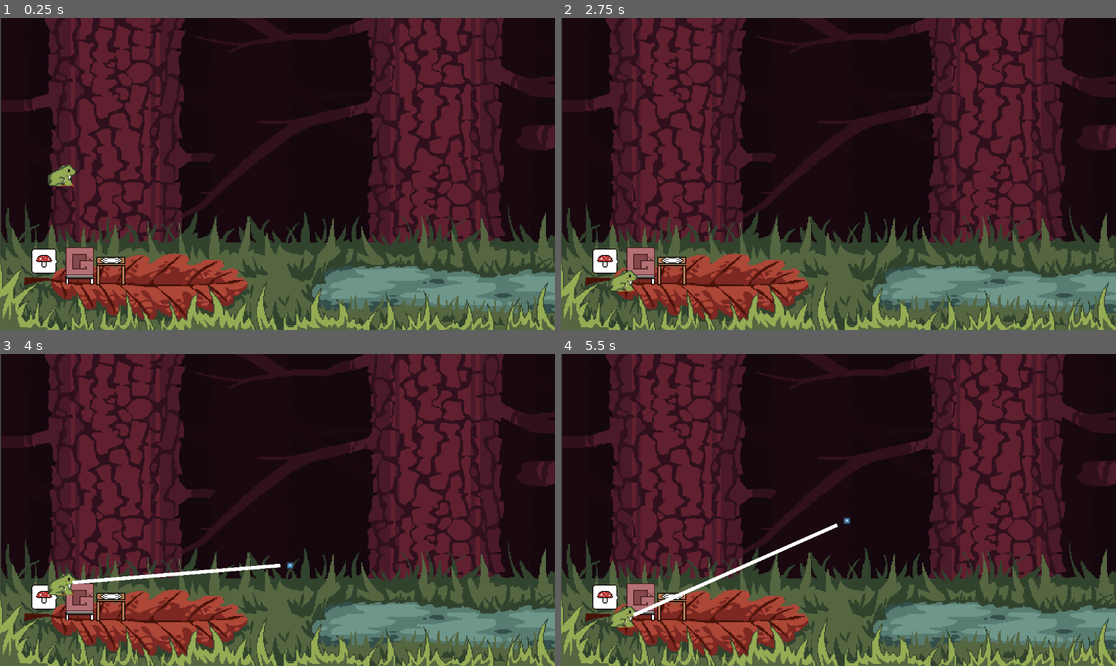
Above: before the commit, frames 1-4 (two rows, left to right).
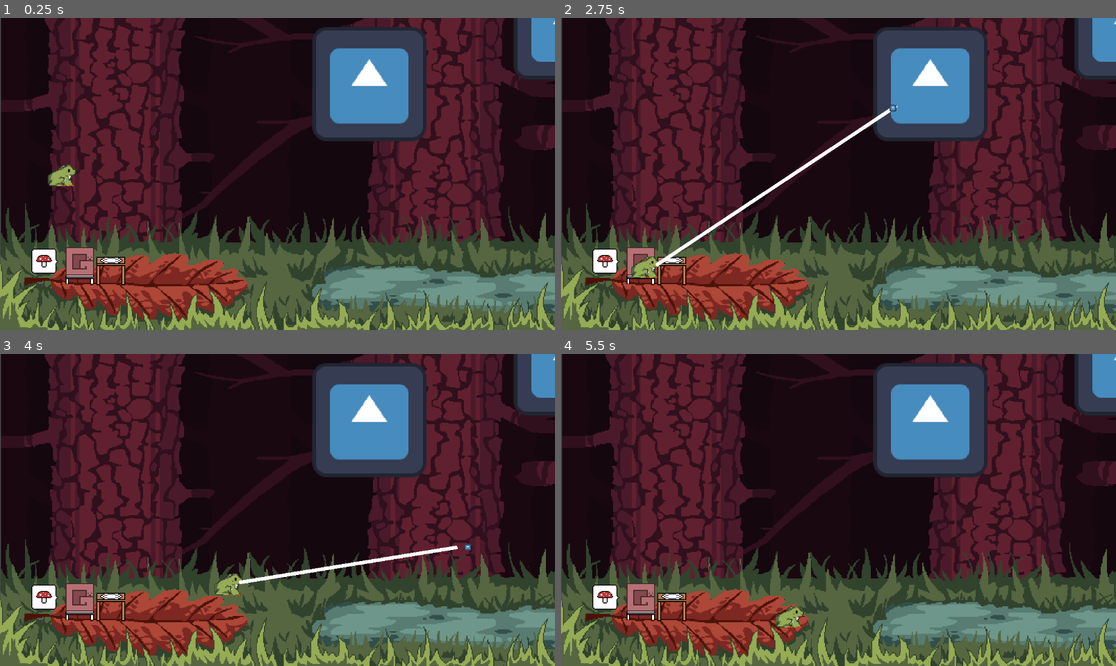
Above: after the commit, the same moments.

Repository: Brainthread/PondsideCafe
Game: Godot game, scene res://Scenes/Stages/café.tscn
Same seed, same stepped clock (60 frames per second), same inputs: the game is played once before the commit and once after it. The engine's default icon, where the game draws it, is replaced by a stand-in: a white triangle on a blue panel in a dark square.
Inputs (mouse positions are in pixels of both pictures, inside the frame that each line leads up to):
- Up to frame 1 (0.25 s): no input
- Up to frame 2 (2.75 s): move the mouse to (960, 158) at 0.52 s; click (960, 158) at 0.6 s; tap Space (jump) at 0.77, 1.52 s; move the mouse to (727, 189) at 1.27 s; click (727, 189) at 1.35 s; move the mouse to (894, 105) at 2.02 s; click (894, 105) at 2.1 s
- Up to frame 3 (4 s): move the mouse to (249, 572) at 2.77 s; click (249, 572) at 2.85 s; tap Space (jump) at 3.02, 3.77 s; move the mouse to (444, 556) at 3.52 s; click (444, 556) at 3.6 s
- Up to frame 4 (5.5 s): move the mouse to (672, 463) at 4.27 s; click (672, 463) at 4.35 s; tap Space (jump) at 4.52 s; move the mouse to (866, 510) at 5.02 s; click (866, 510) at 5.1 s

The runs differ from the first frame. In frame 1, 8.7% of the frame differs, in the area x 56-100%, y 0-40%; in frame 2, 9.7%; in frame 3, 10%, in the area x 8-100%, y 0-78%; in frame 4, 9.7%.

Commit message:
Add some debug movement posts

Diff:
--- a/Source/Scenes/Stages/café.tscn
+++ b/Source/Scenes/Stages/café.tscn
@@ -8,6 +8,7 @@
 [ext_resource type="Texture2D" uid="uid://c41olgvnwcj8p" path="res://Sprites/foreground_grass.png" id="6_c7n0r"]
 [ext_resource type="Texture2D" path="res://Sprites/bord.png" id="6_iomv4"]
 [ext_resource type="Texture2D" path="res://Sprites/pall.png" id="7_u4wul"]
+[ext_resource type="Texture2D" uid="uid://bbayiev3h0i1h" path="res://icon.svg" id="9_cjjxi"]
 
 [sub_resource type="TileSet" id="TileSet_03jer"]
 
@@ -16,6 +17,9 @@
 
 [sub_resource type="CircleShape2D" id="CircleShape2D_550cl"]
 radius = 20.0
+
+[sub_resource type="RectangleShape2D" id="RectangleShape2D_j2vbc"]
+size = Vector2(12.1, 12.7)
 
 [node name="Café" type="Node2D"]
 
@@ -80,3 +84,47 @@
 [node name="PlateRange" type="CollisionShape2D" parent="Furniture"]
 position = Vector2(-51, -11)
 shape = SubResource("CircleShape2D_550cl")
+
+[node name="Statics" type="Node2D" parent="."]
+
+[node name="Jump_Post" type="StaticBody2D" parent="Statics"]
+z_index = -3
+position = Vector2(103, -101)
+collision_layer = 3
+collision_mask = 15
+
+[node name="CollisionShape2D" type="CollisionShape2D" parent="Statics/Jump_Post"]
+position = Vector2(1.5, 0.500002)
+scale = Vector2(10, 10)
+shape = SubResource("RectangleShape2D_j2vbc")
+
+[node name="Sprite2D" type="Sprite2D" parent="Statics/Jump_Post"]
+texture = ExtResource("9_cjjxi")
+
+[node name="Jump_Post2" type="StaticBody2D" parent="Statics"]
+z_index = -3
+position = Vector2(329, -170)
+collision_layer = 3
+collision_mask = 15
+
+[node name="CollisionShape2D" type="CollisionShape2D" parent="Statics/Jump_Post2"]
+position = Vector2(1.5, 0.500002)
+scale = Vector2(10, 10)
+shape = SubResource("RectangleShape2D_j2vbc")
+
+[node name="Sprite2D" type="Sprite2D" parent="Statics/Jump_Post2"]
+texture = ExtResource("9_cjjxi")
+
+[node name="Jump_Post3" type="StaticBody2D" parent="Statics"]
+z_index = -3
+position = Vector2(577, -141)
+collision_layer = 3
+collision_mask = 15
+
+[node name="CollisionShape2D" type="CollisionShape2D" parent="Statics/Jump_Post3"]
+position = Vector2(1.5, 0.500002)
+scale = Vector2(10, 10)
+shape = SubResource("RectangleShape2D_j2vbc")
+
+[node name="Sprite2D" type="Sprite2D" parent="Statics/Jump_Post3"]
+texture = ExtResource("9_cjjxi")
Not shown: 1 places in Source/Scenes/Stages/café.tscn that only renumber resources
Not shown, added: Source/Sprites/aseprite/Leaf-Fall.png.import
Not shown, added: Source/Sprites/aseprite/Leaf.png.import
